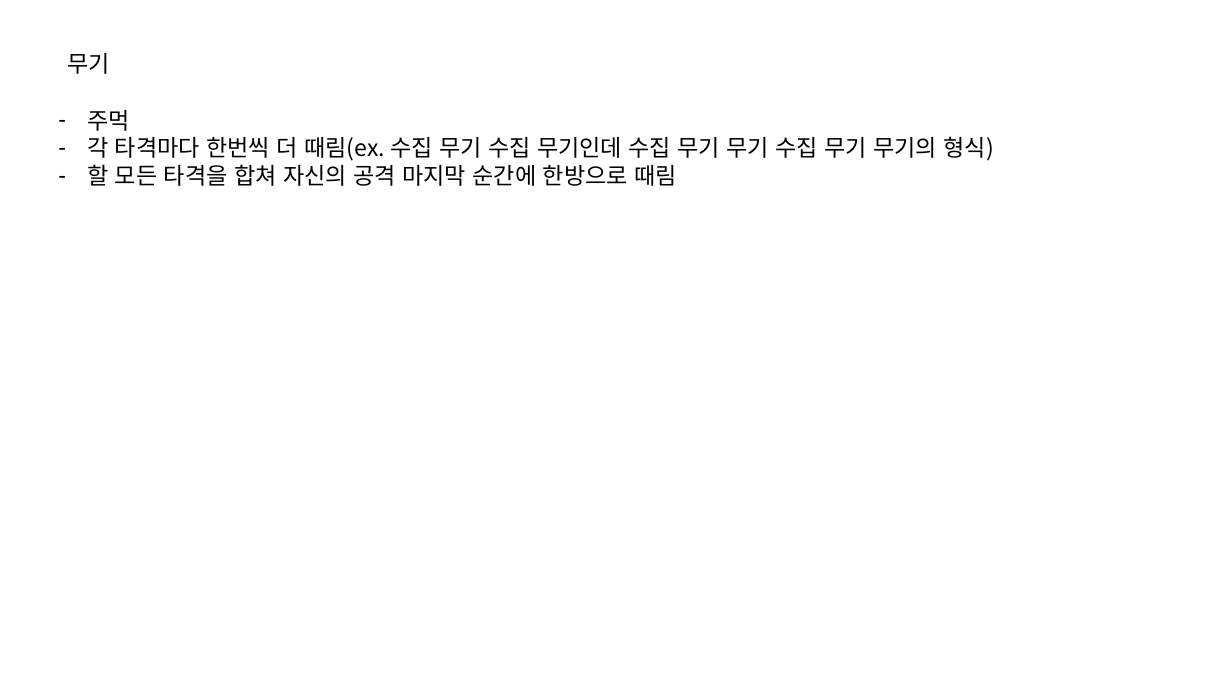
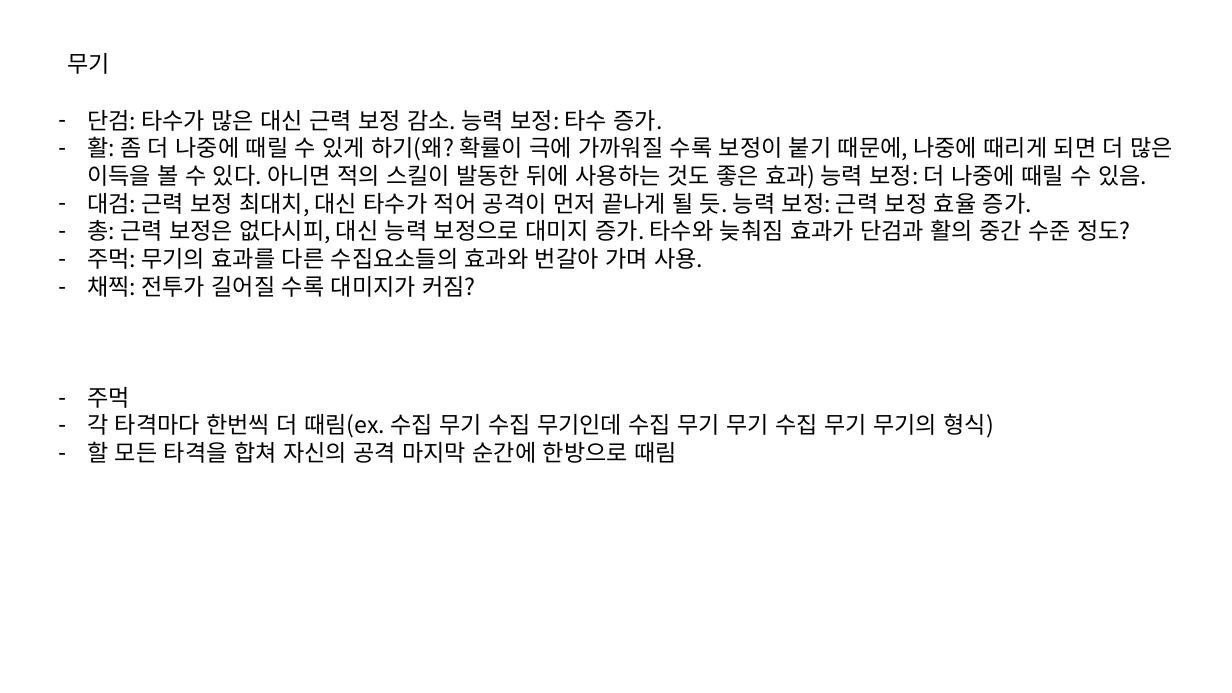
Before and after one commit to IdfKLeh/capstone, a slide deck: slide 4 of 수집요소.pptx (slide 3 before the commit). Drawn at 1232x693 pixels with LibreOffice and Linux fonts; fonts in the diff are those of the drawing. Boxes give left, top, right and bottom in pixels: in the first picture for what was removed or moved away, otherwise in the second. Text is boxed around its words. In the diff, an @@ line names an element or a change of style, - is before the commit and + after.

```diff
--- a/수집요소.pptx
+++ b/수집요소.pptx
@@ text at [87,110,1173,297]: paragraphs added @@
+– 단검: 타수가 많은 대신 근력 보정 감소. 능력 보정: 타수 증가.
+– 활: 좀 더 나중에 때릴 수 있게 하기(왜? 확률이 극에 가까워질 수록 보정이 붙기 때문에, 나중에 때리게 되면 더 많은 이득을 볼 수 있다. 아니면 적의 스킬이 발동한 뒤에 사용하는 것도 좋은 효과) 능력 보정: 더 나중에 때릴 수 있음.
+– 대검: 근력 보정 최대치, 대신 타수가 적어 공격이 먼저 끝나게 될 듯. 능력 보정: 근력 보정 효율 증가.
+– 총: 근력 보정은 없다시피, 대신 능력 보정으로 대미지 증가. 타수와 늦춰짐 효과가 단검과 활의 중간 수준 정도?
+– 주먹: 무기의 효과를 다른 수집요소들의 효과와 번갈아 가며 사용.
+– 채찍: 전투가 길어질 수록 대미지가 커짐?
```
Also in this commit, not shown: 1 other slide changed, 1 slide added, 5 other files.
